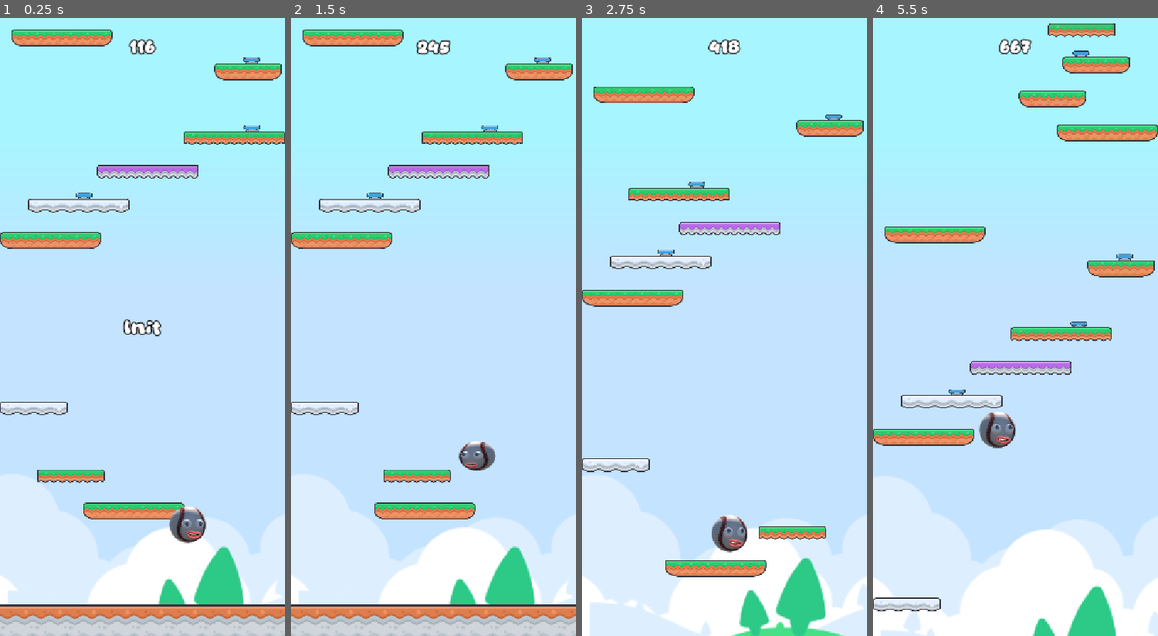
Above: before the commit, frames 1-4 (left to right).
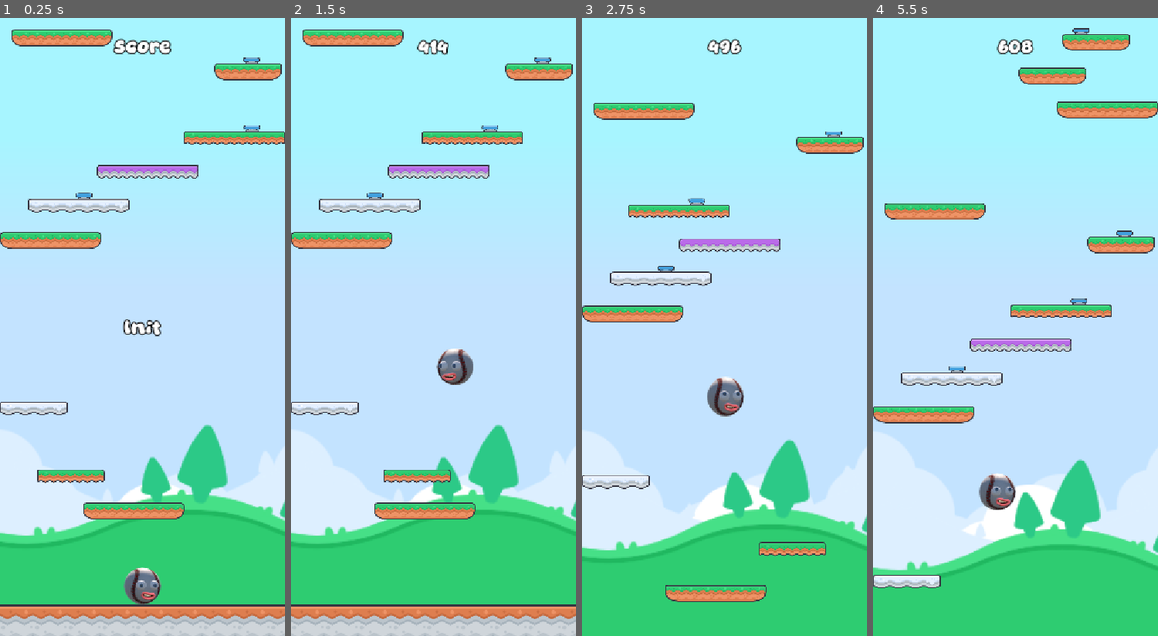
Above: after the commit, the same moments.

Repository: iRadEntertainment/incrediddodlejump
Game: Godot game, scene res://scenes/game.tscn
Same seed, same stepped clock (60 frames per second), same inputs: the game is played once before the commit and once after it.
Inputs (mouse positions are in pixels of both pictures, inside the frame that each line leads up to):
- Up to frame 1 (0.25 s): no input
- Up to frame 2 (1.5 s): tap Enter at 0.5 s; move the mouse to (496, 296) at 0.52 s; click (496, 296) at 0.67 s; move the mouse to (376, 357) at 1.27 s; click (376, 357) at 1.42 s
- Up to frame 3 (2.75 s): move the mouse to (753, 191) at 2.02 s; click (753, 191) at 2.17 s
- Up to frame 4 (5.5 s): move the mouse to (1001, 450) at 2.77 s; click (1001, 450) at 2.92 s; move the mouse to (1101, 419) at 3.52 s; click (1101, 419) at 3.67 s; move the mouse to (930, 234) at 4.27 s; click (930, 234) at 4.42 s; move the mouse to (1029, 327) at 5.02 s; click (1029, 327) at 5.17 s

The runs differ from the first frame. In frame 1, 18% of the frame differs, in the area x 0-100%, y 3-95%; in frame 2, 19%; in frame 3, 32%; in frame 4, 35%, in the area x 0-100%, y 0-100%.

Commit message:
fix: bg parallax adjustment

Diff:
--- a/scenes/game.tscn
+++ b/scenes/game.tscn
@@ -64,10 +64,10 @@
 motion_scale = Vector2(0.01, 0.01)
 
 [node name="BackgroundClouds" type="TextureRect" parent="bg/clouds_far" unique_id=1308399823]
-offset_left = -40.0
-offset_top = 624.0
-offset_right = 576.0
-offset_bottom = 1168.0
+offset_left = -71.0
+offset_top = 539.0
+offset_right = 545.0
+offset_bottom = 1083.0
 texture = ExtResource("2_fc0e3")
 expand_mode = 1
 stretch_mode = 6
@@ -75,11 +75,11 @@
 [node name="landscape" type="ParallaxLayer" parent="bg" unique_id=745084839]
 motion_scale = Vector2(0.2, 0.2)
 
-[node name="BackgroundClouds" type="TextureRect" parent="bg/landscape" unique_id=17824597]
-offset_left = -40.0
-offset_top = 624.0
-offset_right = 576.0
-offset_bottom = 1168.0
+[node name="trees" type="TextureRect" parent="bg/landscape" unique_id=17824597]
+offset_left = -71.0
+offset_top = 394.0
+offset_right = 545.0
+offset_bottom = 938.0
 texture = ExtResource("5_vtaks")
 expand_mode = 1
 stretch_mode = 6
@@ -110,7 +110,6 @@
 script = ExtResource("5_j5wjh")
 
 [node name="player" parent="." unique_id=129352850 instance=ExtResource("2_e2o6t")]
-position = Vector2(86, -116)
 collision_mask = 5
 
 [node name="GUI" parent="." unique_id=1756479393 instance=ExtResource("6_ryrav")]
